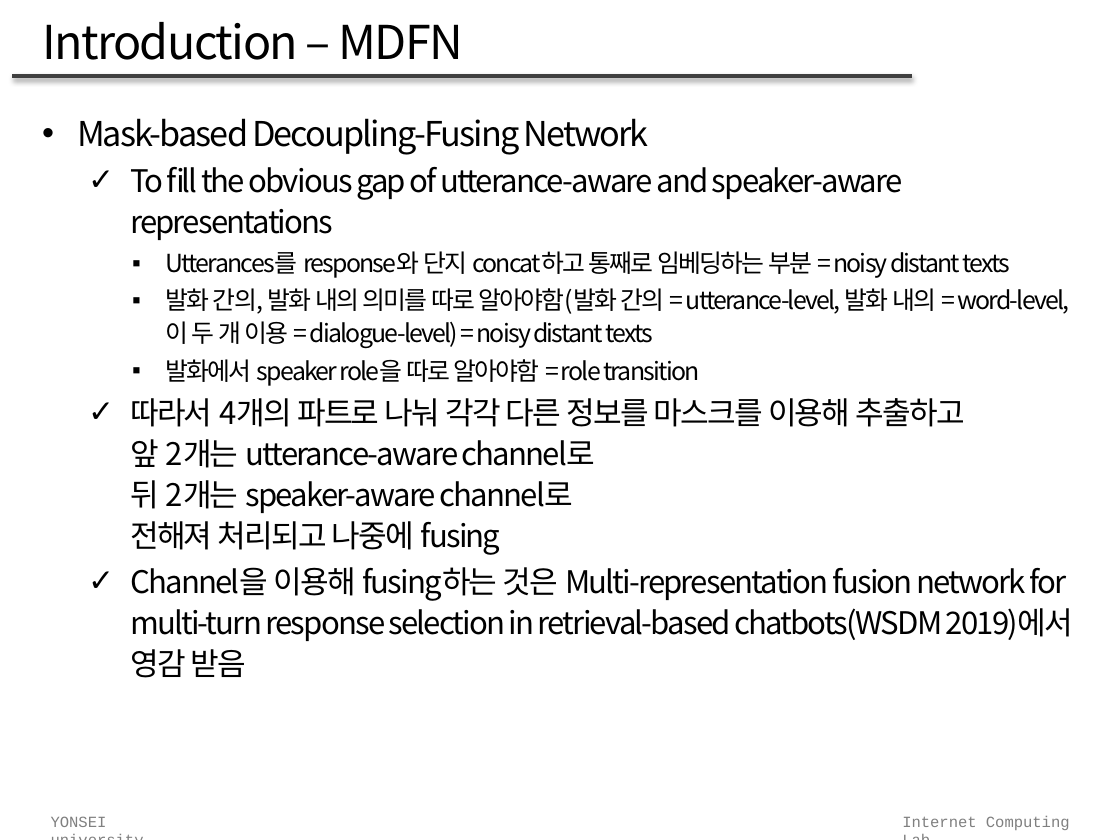
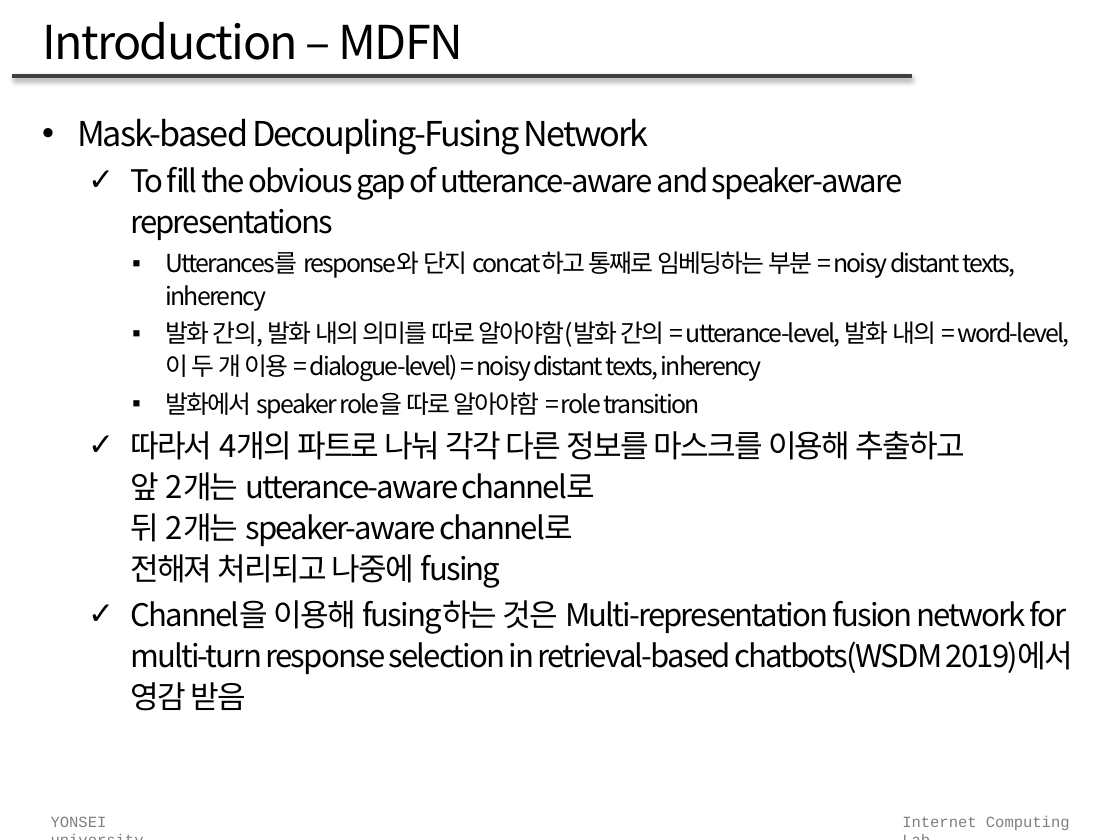
Before and after one commit to kimwongyuda/study, a slide deck: slide 6 of paper/AAAI 2021/MDFN.pptx. Drawn at 1120x840 pixels with LibreOffice and Linux fonts; fonts in the diff are those of the drawing. Boxes give left, top, right and bottom in pixels: in the first picture for what was removed or moved away, otherwise in the second. Text is boxed around its words. In the diff, an @@ line names an element or a change of style, - is before the commit and + after.

```diff
--- a/paper/AAAI 2021/MDFN.pptx
+++ b/paper/AAAI 2021/MDFN.pptx
@@ text at [165, 251, 1069, 382]: text changed @@
-    ▪ Utterances를 response와 단지 concat하고 통째로 임베딩하는 부분 = noisy distant texts
-    ▪ 발화 간의, 발화 내의 의미를 따로 알아야함(발화 간의 = utterance-level, 발화 내의 = word-level, 이 두 개 이용 = dialogue-level) = noisy distant texts
+    ▪ Utterances를 response와 단지 concat하고 통째로 임베딩하는 부분 = noisy distant texts, inherency
+    ▪ 발화 간의, 발화 내의 의미를 따로 알아야함(발화 간의 = utterance-level, 발화 내의 = word-level, 이 두 개 이용 = dialogue-level) = noisy distant texts, inherency
```
Also in this commit, not shown: 1 other file.
